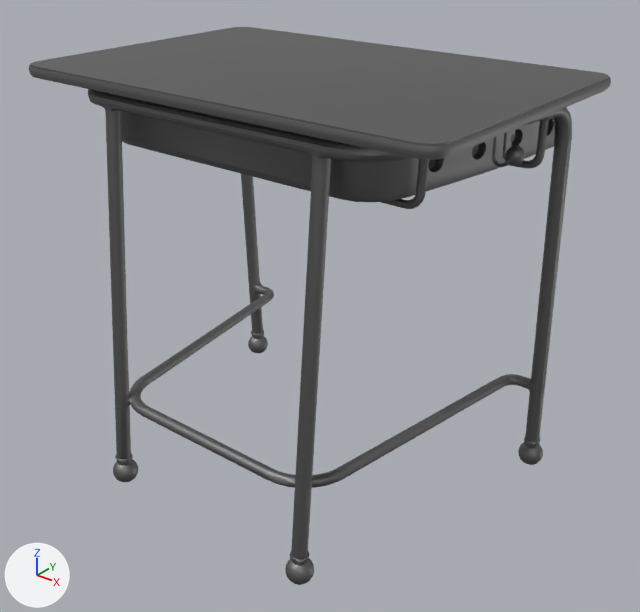
Before and after pictures for a commit that changed the FBX model Assets/05_Models/Furnitures/DeskSchool.fbx.
Rendered twice from a 50 mm lens placed at (-1.297, -7.994, 1.026), pointed at (-2.189, -6.88, 0.335). Lighting does not change. The marker at lower left points along +X, +Y and +Z. Where no turn or scale is listed for an object, it has been applied to the vertices.

The older version as bpy lines, for what is in view:
```python
mat_schooldesk = principled_material('SchoolDesk')
mat_schooldesk.base_color = (0.216, 0.216, 0.216)  # grey #808080
mat_schooldesk.metallic = 1.0
mat_schooldesk.roughness = 0.553
me_sm_full_class_3172 = bpy.data.meshes.new('SM_Full_Class.3172')
me_sm_full_class_3172.from_pydata(...)  # 5466 vertices, 7444 faces; spans x -0.407..0.407, y -0.304..0.282, z -0.661..0.083
me_sm_full_class_3172.materials.append(mat_schooldesk)  # grey #808080
ob_deskschool = bpy.data.objects.new('DeskSchool', me_sm_full_class_3172)
ob_deskschool.location = (-2.223, -6.874, 0.66)
```
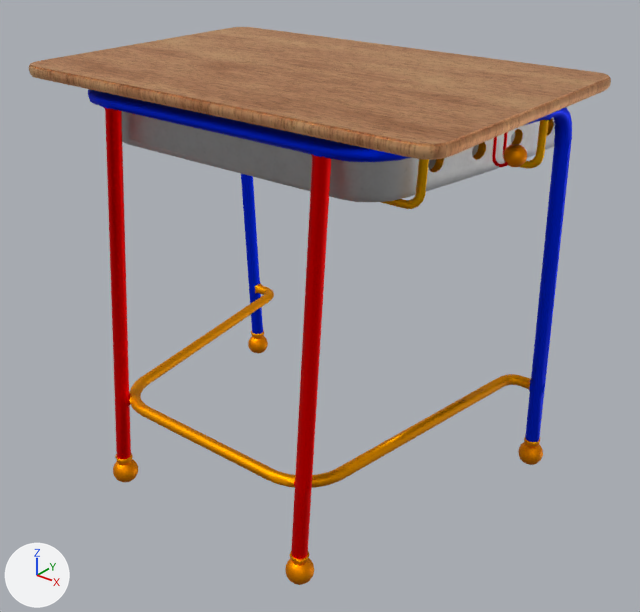
The change in detail:
Picture 'SchoolDesk_B.jpg' (img_schooldesk_b_jpg) is new.
In material 'SchoolDesk' (mat_schooldesk), base_color is no longer (0.216, 0.216, 0.216), grey #808080.
In material 'SchoolDesk' (mat_schooldesk), texture is now set to img_schooldesk_b_jpg.

Location of each change, [x1, y1, x2, y2] in pixels of the pictures (640 x 612 px):
'DeskSchool', surface changed (grey to brown): [29, 27, 611, 585] in both
